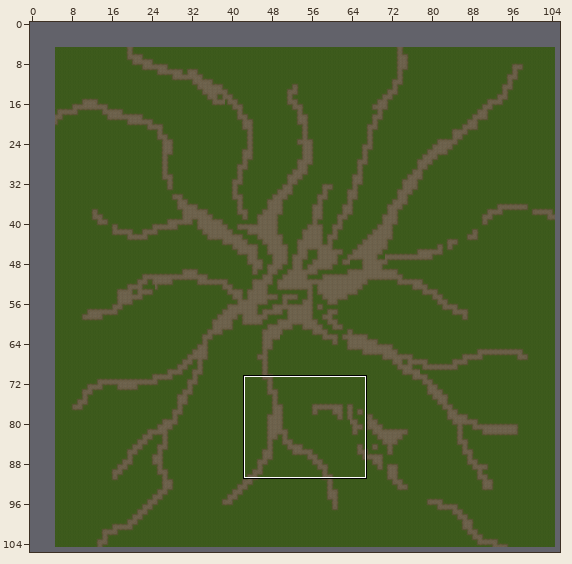
Tiled map, stored at Harvesturr/data/maps/test/test.tmx. Above, an overview of the earlier version with the close-up marked.
Close-up. Old version:
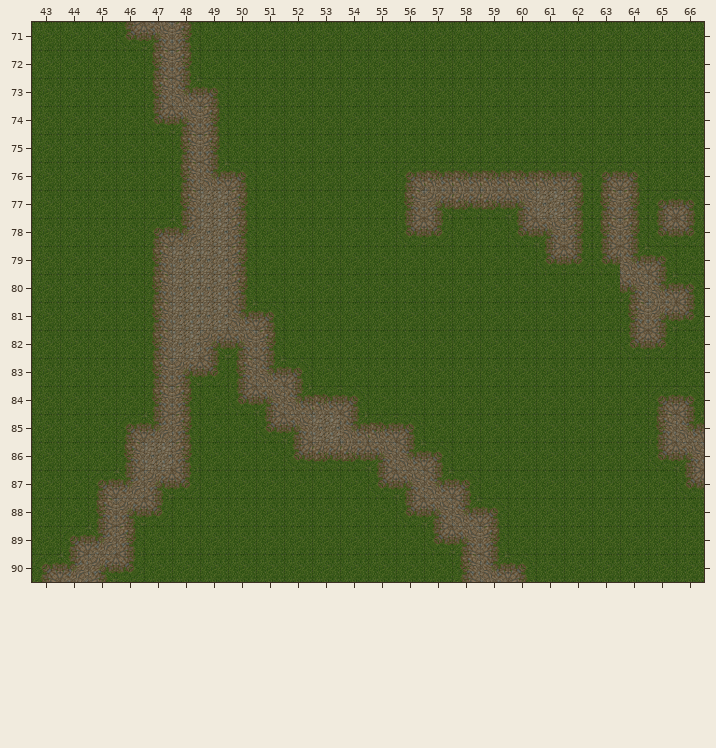
Cells are 32x32 px. Shown: x 43..66, y 71..90. The commit also changed other parts of the map, which this record leaves out. The old version is drawn lined up with the new one.
Once edited:
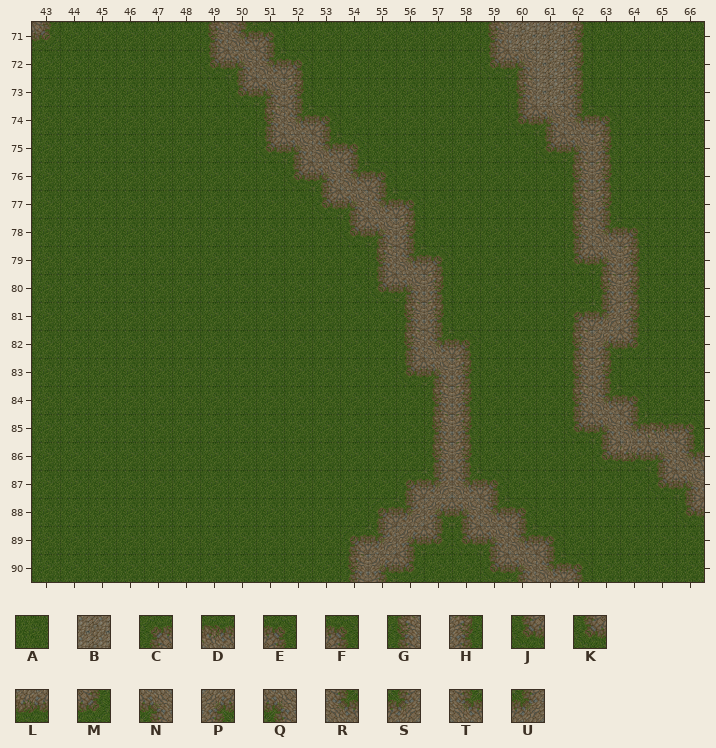
Key: from "tileset": A 0, B 1, C 20, D 21, E 22, F 24, G 40, H 42, J 43, K 60, L 61, M 62, N 64, P 80, Q 82, R 83, S 84, T 120, U 122.
_ is an empty cell, . an unchanged one.
The edit:
map size 100x100 -> 106x106 cells (old content now starts at 5,5; both pictures use the new coordinates)
--- layer "Main"
@@ x 43..66 @@
-71 A..KQHAAA.......AAAA....
-72 ....GHAAAA......AAAA....
-73 ....GTEAAA.......AAA....
-74 ....KQH.AAA......AAAA...
-75 .....GH.AAAA......AAA...
-76 .....GTE.AAAACDDDDDECE..
-77 .....GBH..AAAGPLLQBHGHCE
-78 ....CUBH...AAKM..KQHGHKM
-79 ....GBBH....AAA...KMKTE.
-80 ....GBBH....AAA.....AQTE
-81 ....GBBTE....AA....AAGPM
-82 ....GBPQH....AAA...AAKM.
-83 ....GPMGTE...AAA...AA...
-84 ....GH.KQTDE..AA...AAACE
-85 ...CUH..KQBTDEAA...AAAGT
-86 ...GBH...KLLQTEA....AAKQ
-87 ..CUPM......KQTEA.....AK
-88 ..GPM.......AKQTEA.....A
-89 .CUH.......AAAKQHAA.....
-90 CUPM.......AAA.GTEAA....
+71 M..AAAGRE.......GBBH....
+72 ....AAJQRE......KQBH....
+73 ....AAAKNH.......GBH....
+74 ....AAA.GTF......JQRF...
+75 .....AA.KNRE......JNH...
+76 .....AAA.JQRFAAAAAAGHA..
+77 .....AAA..KNTEAAAAAGHAAA
+78 ....AAAA...JNHA..AAGRFAA
+79 ....AAAA....GRE...AKQHA.
+80 ....AAAA....KQH.....GHAA
+81 ....AAAAA....GH....CUHAA
+82 ....AAAAA....GTF...GPMA.
+83 ....AAAAAA...JQH...GH...
+84 ....AA.AAAAA..GH...GTFAA
+85 ...AAA..AAAAAAGH...JQTDE
+86 ...AAA...AAAAAGH....KLQR
+87 ..AAAA......ACUTF.....JN
+88 ..AAA.......CSPQRF.....J
+89 .AAA.......CUPMKQRF.....
+90 AAAA.......GPM.AJQRF....
Boxes around the changes in both close-ups, in picture pixels (x1, y1, x2, y2):
changed: (32, 22, 704, 582)
